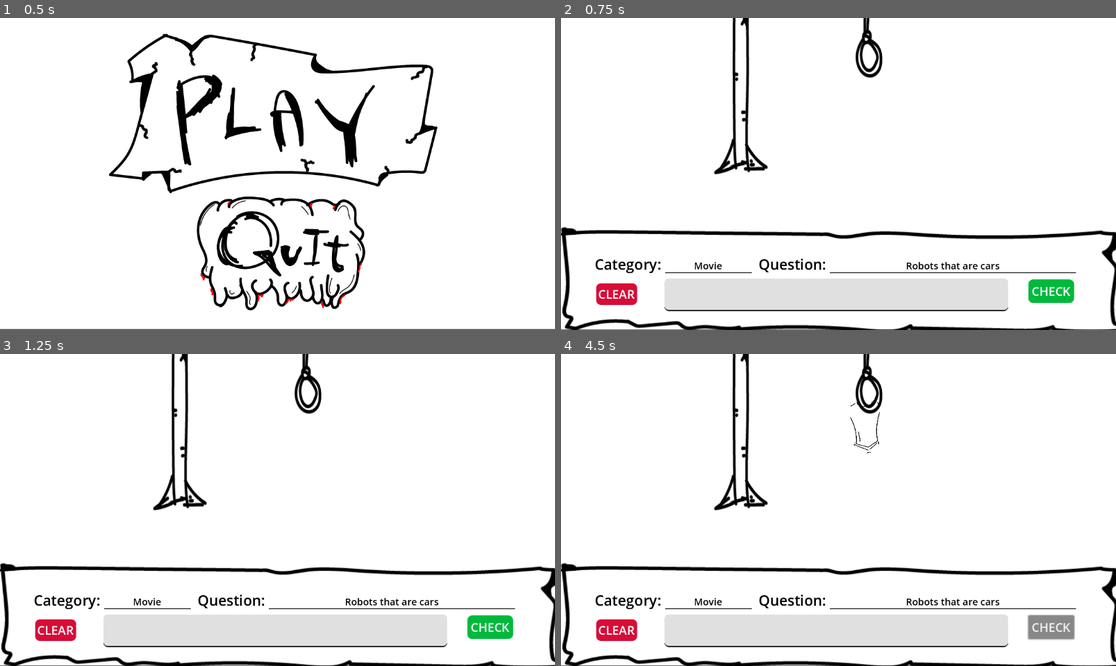
Above: before the commit, frames 1-4 (two rows, left to right).
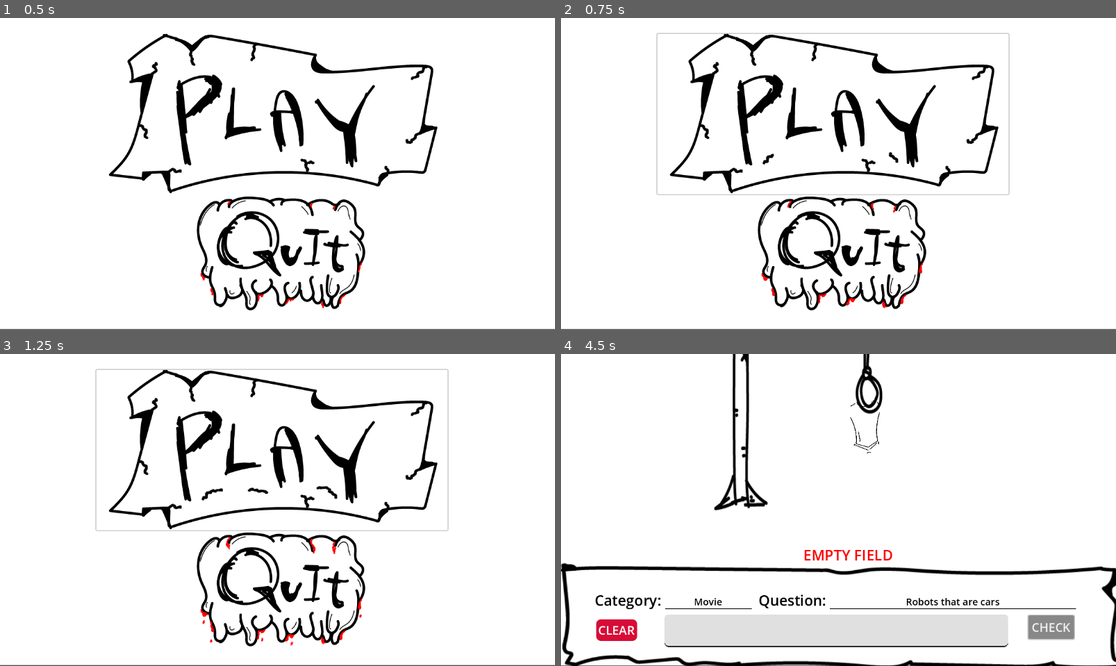
Above: after the commit, the same moments.

Repository: moshe002/HangMan_GodotPractice
Game: Godot game, scene res://main_scene.tscn
Two runs of this game, one before a commit and one after it. Both use one fixed random seed, a clock stepped at 60 frames per second and the inputs below.
Inputs (mouse positions are in pixels of both pictures, inside the frame that each line leads up to):
- Up to frame 1 (0.5 s): no input
- Up to frame 2 (0.75 s): click (832, 114) at 0.5 s
- Up to frame 3 (1.25 s): no input
- Up to frame 4 (4.5 s): click (1049, 628) at 1.25 s, where only the run before the commit has a clickable "CHECK"; click (838, 631) at 2.02 s; type "12" at 2.1 s; click "CHECK" at 2.75 s; click "CLEAR" at 3.5 s; click "CHECK" at 4.25 s

Frame 1 is identical in both runs. In frame 2, 19% of the frame differs, in the area x 0-100%, y 0-100%; in frame 3, 20%; in frame 4, 0.3%.

Commit message:
added audio

Diff:
--- a/game_scene.tscn
+++ b/game_scene.tscn
@@ -12,6 +12,11 @@
 [ext_resource type="Texture2D" uid="uid://bia6ie533c5on" path="res://assets/torso.png" id="9_uvdty"]
 [ext_resource type="Script" path="res://scripts/PlayAgainButton.gd" id="12_jseup"]
 [ext_resource type="Texture2D" uid="uid://c1vegjjij8fax" path="res://assets/new_hang_platform.png" id="13_hsi41"]
+[ext_resource type="AudioStream" uid="uid://dy03gvq3i54v3" path="res://assets/audio/idleOnGame.mp3" id="13_p6fla"]
+[ext_resource type="AudioStream" uid="uid://0uqhpifkkolw" path="res://assets/audio/onClickPlay.mp3" id="14_qpi0k"]
+[ext_resource type="AudioStream" uid="uid://8hcd6anymccs" path="res://assets/audio/correctAnswer.mp3" id="15_2vlqj"]
+[ext_resource type="AudioStream" uid="uid://bw8a5380bc5ed" path="res://assets/audio/wrongAnswer.mp3" id="16_g7j2d"]
+[ext_resource type="AudioStream" uid="uid://cbst4iaesewu1" path="res://assets/audio/onGuyDeath.mp3" id="17_sv7ga"]
 
 [sub_resource type="StyleBoxFlat" id="StyleBoxFlat_xe77x"]
 bg_color = Color(0.858824, 0.858824, 0.858824, 0.862745)
@@ -272,6 +277,27 @@
 vertical_alignment = 2
 uppercase = true
 
+[node name="IdleGameAudio" type="AudioStreamPlayer" parent="."]
+stream = ExtResource("13_p6fla")
+volume_db = -15.0
+autoplay = true
+
+[node name="OnClickAudio" type="AudioStreamPlayer" parent="."]
+stream = ExtResource("14_qpi0k")
+volume_db = -20.0
+
+[node name="IsCorrect" type="AudioStreamPlayer" parent="."]
+stream = ExtResource("15_2vlqj")
+volume_db = -5.0
+
+[node name="IsWrong" type="AudioStreamPlayer" parent="."]
+stream = ExtResource("16_g7j2d")
+volume_db = -5.0
+
+[node name="OnDeath" type="AudioStreamPlayer" parent="."]
+stream = ExtResource("17_sv7ga")
+volume_db = 1.0
+
 [connection signal="pressed" from="WhiteBackground/CheckButton" to="WhiteBackground/CheckButton" method="_on_pressed"]
 [connection signal="pressed" from="WhiteBackground/ClearButton" to="WhiteBackground/ClearButton" method="_on_pressed"]
 [connection signal="timeout" from="WhiteBackground/Timer" to="WhiteBackground/CheckButton" method="_on_timer_timeout"]
--- a/main_scene.tscn
+++ b/main_scene.tscn
@@ -34,6 +34,8 @@
 [ext_resource type="Texture2D" uid="uid://bwrlylcmwfrig" path="res://assets/quit_animated/frame0010.png" id="32_4uyda"]
 [ext_resource type="Texture2D" uid="uid://xo0s7qbnepsl" path="res://assets/quit_animated/frame0011.png" id="33_23ral"]
 [ext_resource type="Texture2D" uid="uid://8y2i4v3j24h7" path="res://assets/quit_animated/frame0012.png" id="34_4bcfv"]
+[ext_resource type="AudioStream" uid="uid://bd7tbbg4ejvi7" path="res://assets/audio/titleScreenMusic.mp3" id="35_yft6c"]
+[ext_resource type="AudioStream" uid="uid://0uqhpifkkolw" path="res://assets/audio/onClickPlay.mp3" id="36_ksy7x"]
 
 [sub_resource type="SpriteFrames" id="SpriteFrames_1b644"]
 animations = [{
@@ -170,6 +172,13 @@
 sprite_frames = SubResource("SpriteFrames_1b644")
 animation = &"play"
 autoplay = "play"
+
+[node name="OnClickAudio" type="AudioStreamPlayer" parent="PlayButton"]
+stream = ExtResource("36_ksy7x")
+volume_db = -5.0
+
+[node name="TimerDelay" type="Timer" parent="PlayButton"]
+one_shot = true
 
 [node name="QuitButton" type="Button" parent="."]
 offset_left = 388.0
@@ -189,5 +198,11 @@
 animation = &"quit"
 autoplay = "quit"
 
+[node name="IdleTitleScreenAudio" type="AudioStreamPlayer" parent="."]
+stream = ExtResource("35_yft6c")
+volume_db = -10.857
+autoplay = true
+
 [connection signal="pressed" from="PlayButton" to="PlayButton" method="_on_pressed"]
+[connection signal="timeout" from="PlayButton/TimerDelay" to="PlayButton" method="_on_timer_delay_timeout"]
 [connection signal="pressed" from="QuitButton" to="QuitButton" method="_on_pressed"]
--- a/project.godot
+++ b/project.godot
@@ -26,3 +26,4 @@
 [rendering]
 
 renderer/rendering_method="mobile"
+textures/vram_compression/import_etc2_astc=true
--- a/scripts/CheckButton.gd
+++ b/scripts/CheckButton.gd
@@ -21,6 +21,11 @@
 var rightLeg
 var hangPlatform
 var newHangPlatform
+# audio
+var onclickAudio
+var isCorrect
+var isWrong
+var onDeath
 # gets the input text field node
 func _ready():
 	inputText = get_node("/root/GameScene/WhiteBackground/LineEdit")
@@ -44,14 +49,21 @@
 	# hang platform
 	hangPlatform = get_node("/root/GameScene/WhiteBackground/HangPlatform")
 	newHangPlatform = get_node("/root/GameScene/WhiteBackground/NewHangPlatform")
+	# audio
+	onclickAudio = get_node("/root/GameScene/OnClickAudio")
+	isCorrect = get_node("/root/GameScene/IsCorrect")
+	isWrong = get_node("/root/GameScene/IsWrong")
+	onDeath = get_node("/root/GameScene/OnDeath")
 
 func _on_pressed():
+	onclickAudio.play()
 	if inputText != null: # checks if node exists
 		if inputText.text != "": # checks if node does have input
 			var userInput = inputText.text.to_lower()
 			print("User entered: " + userInput)
 			var realAnswer = finalData.answer.to_lower()
 			if realAnswer == userInput: # IF ANSWER IS CORRECT
+				isCorrect.play()
 				print("Correct answer")
 				ResultLabel.visible = true
 				ResultLabel.set("theme_override_colors/font_color", Color(0,1,0,1))
@@ -60,6 +72,7 @@
 				inputText.text = ""
 				_get_data()
 			else: # IF ANSWER IS WRONG
+				isWrong.play()
 				ResultLabel.visible = true
 				ResultLabel.set("theme_override_colors/font_color", Color(1, 0, 0, 1))
 				# Color(1, 0, 0, 1) red
@@ -84,7 +97,9 @@
 					# display play again button
 					# reset the game
 		else:
-			print("Empty field")
+			ResultLabel.visible = true
+			ResultLabel.set("theme_override_colors/font_color", Color(1, 0, 0, 1))
+			ResultLabel.text= "Empty field"
 
 func _get_data():
 	# Create a file object.
@@ -143,3 +158,4 @@
 		head.visible = true
 		leftLeg.visible = true
 		rightLeg.visible = true
+		onDeath.play()
--- a/scripts/ClearButton.gd
+++ b/scripts/ClearButton.gd
@@ -1,10 +1,15 @@
 extends Button
 # CLEAR BUTTON TEXT/INPUT
+
 var inputText
+var onclickAudio
+
 func _ready():
 	inputText = get_node("/root/GameScene/WhiteBackground/LineEdit")
+	onclickAudio = get_node("/root/GameScene/OnClickAudio")
 
 func _on_pressed():
 	if inputText != null:
 		inputText.clear()
+		onclickAudio.play()
 		#print("Text cleared")
--- a/scripts/PlayButton.gd
+++ b/scripts/PlayButton.gd
@@ -1,5 +1,17 @@
 extends Button
 # play button
 
+var onClickAudio
+var timerDelay
+
+func _ready():
+	onClickAudio = get_node("OnClickAudio")
+	timerDelay = get_node("TimerDelay")
+
 func _on_pressed():
+	#onClickAudio.play()
+	onClickAudio.play()
+	timerDelay.start()
+
+func _on_timer_delay_timeout():
 	get_tree().change_scene_to_file("res://game_scene.tscn")
Not shown, added: assets/audio/correctAnswer.mp3.import
Not shown, added: assets/audio/idleOnGame.mp3.import
Not shown, added: assets/audio/onClickPlay.mp3.import
Not shown, added: assets/audio/onGuyDeath.mp3.import
Not shown, added: assets/audio/titleScreenMusic.mp3.import
Not shown, added: assets/audio/wrongAnswer.mp3.import
Not shown: 1 places in game_scene.tscn that only renumber resources
Not shown: 1 places in main_scene.tscn that only renumber resources
Not shown, added: assets/audio/correctAnswer.mp3
Not shown, added: assets/audio/idleOnGame.mp3
Not shown, added: assets/audio/onClickPlay.mp3
Not shown, added: assets/audio/onGuyDeath.mp3
(and 2 more such lines)
